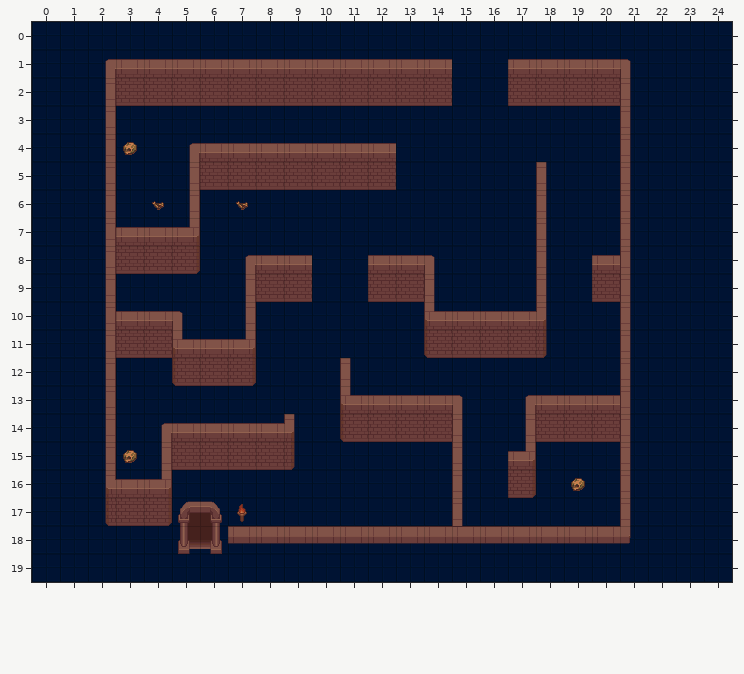
Tiled map, stored at resources/mazemap.tmx. Above: the version before the commit.
Cells are 32x32 px. Shown: x 0..24, y 0..19.
The result:
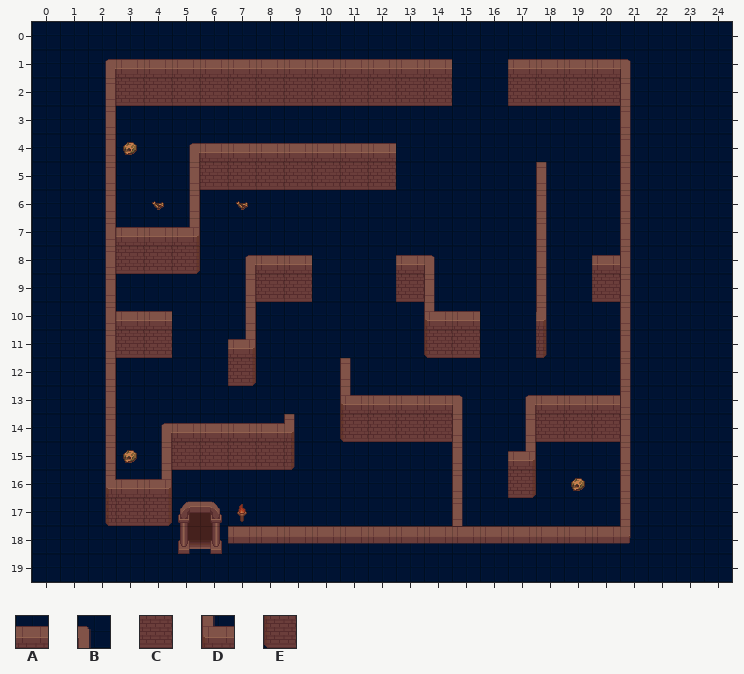
Key: from "maze": A 1, B 4, C 14, D 31, E 44.
_ is an empty cell.
See-through tiles are keyed as they look on the map.
Commit: made better use of the maze for more challenging and fun gameplay
What changed:
{"where": "layer \"walls\""}
{"y":8,"x":12,"old":"A","new":"_"}
{"y":9,"x":12,"old":"C","new":"_"}
{"y":10,"x":5,"old":"B","new":"_"}
{"y":10,"x":16,"old":"AA","new":"__"}
{"y":11,"x":5,"old":"DA","new":"__"}
{"y":11,"x":16,"old":"CC","new":"__"}
{"y":12,"x":5,"old":"EC","new":"__"}
{"label":"removed","picture_box":[368,255,396,302]}
{"label":"removed","picture_box":[172,311,228,386]}
{"label":"removed","picture_box":[480,311,536,358]}
